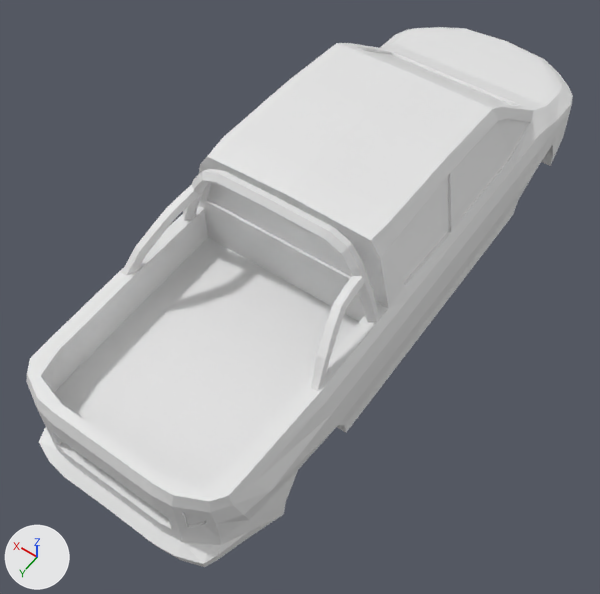
Renders of the Blender file BlendFilesForUnity/Models that are still in progress/Car1.blend from each side of a commit.
The view is the same before and after, from a 50 mm camera at (-6.0, 11.73, 12.7) aimed at (-0.11, 3.48, -0.26). Arrows for +X, +Y and +Z are at lower left; the lights stay in place.
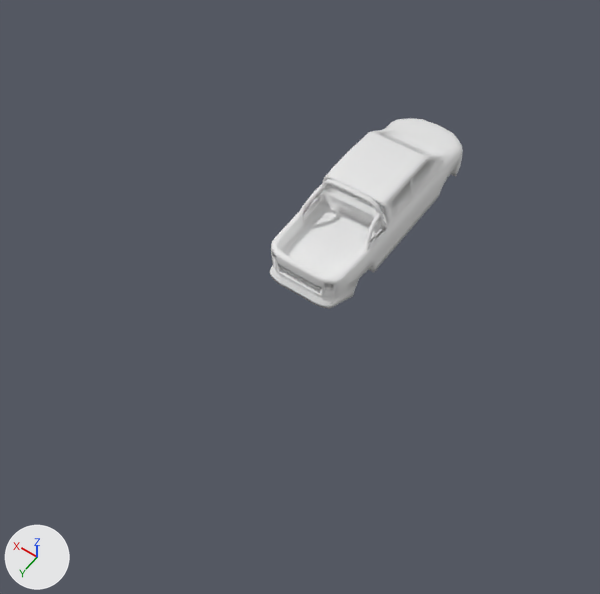
The edits, one by one:
me_cube_003 has 475 vertices, 449 faces and spans x 0.0..1.08, y -1.18..1.97, z -1.16..2.89.
me_cube_003 is used by ob_cube; location (0.0, 0.0, 0.0); scale (2.18, 4.51, 1.0).
me_cube_003 part 1: all faces are now shaded smooth (449 of 449 changed).
Object 'Cube' (ob_cube) is rescaled from (2.18, 4.51, 1.0) to (0.846, 1.75, 0.388).

What differs and where, as boxes (x1, y1, x2, y2) in the pictures (600 x 594 px):
'Cube', shading changed, rescaled (64% narrower, 65% shorter)
    before: (26, 27, 573, 567)
    after: (269, 118, 463, 309)
